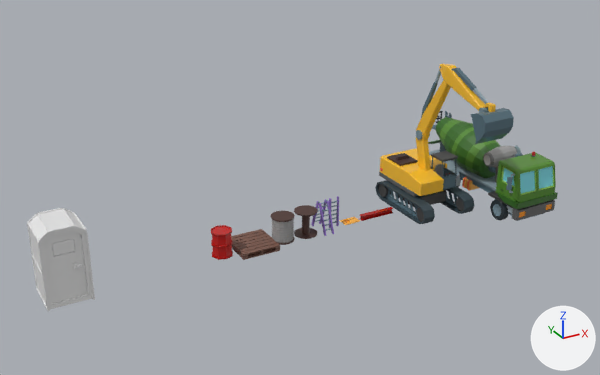
What one commit did to the Blender file Blender/Levels/Props.blend.
Before and after are seen from a camera (50 mm lens) standing at (-1.91, -10.01, 5.8) and looking at (3.53, -0.12, 0.86). Arrows for +X, +Y and +Z are at lower right; the lights stay in place.

Objects in the first picture: 'p_Barrel', 'p_CementBag', 'p_CementTruck', 'p_Excavator', 'p_Ladder_2', 'p_MetalBeam', 'p_PortableToilet', 'p_PortableToilet.001', 'p_SteelCoil_1', 'p_SteelCoil_2', 'p_WoodenPallet'.
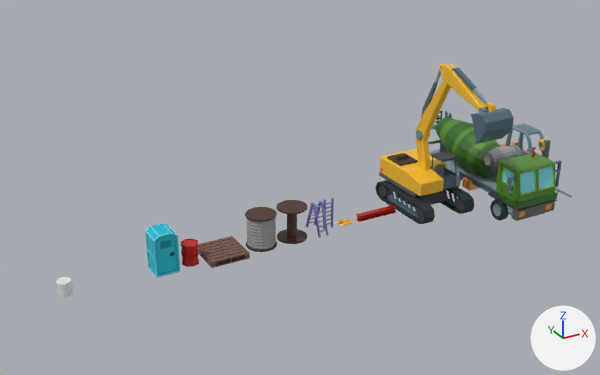
Commit message: Blender Props Updated_5

Changed parts and their boxes (x1, y1, x2, y2) in the pictures (600 x 375 px; the box of a moved part takes in the faces that stretch with it):
'p_PortableToilet', reshaped, moved, rescaled (45% narrower, 45% shorter): before (29, 210, 93, 310); after (145, 223, 180, 278)
'p_WoodenPallet', moved: before (231, 229, 280, 260); after (197, 236, 250, 268)
'p_SteelCoil_2', moved, rescaled (32% wider, 31% taller): before (271, 211, 295, 245); after (245, 207, 277, 252)
'p_SteelCoil_1', moved, rescaled (28% wider, 29% taller): before (294, 205, 318, 239); after (276, 200, 307, 244)
'p_Barrel', moved, rescaled (17% narrower, 19% shorter): before (211, 225, 233, 260); after (181, 239, 199, 267)
'p_PortableToilet.001', deleted: before (27, 208, 95, 311)
'p_Forklift', added (blue): after (500, 123, 573, 201)
'p_Ladder_2', moved: before (311, 199, 334, 236); after (306, 201, 329, 238)
'p_MetalBeam', rescaled (20% wider, 20% taller): before (359, 207, 393, 221); after (356, 205, 397, 222)
'p_CementMixer', added: after (56, 277, 73, 297)
'p_Ladder_1', moved: before (329, 196, 339, 228); after (323, 198, 334, 230)
'p_CementBag', moved, rescaled (11% shorter): before (339, 217, 360, 225); after (335, 219, 355, 226)
part 1 of me_cube_008, moved or reshaped: before (73, 262, 82, 270); after (170, 252, 175, 256)
part 2 of me_cube_008, rebuilt (45% narrower, 45% shorter): before (29, 210, 93, 310); after (145, 223, 180, 278)
part 3 of me_cube_008, added (cyan): after (146, 224, 179, 276)

The change, as a diff of the scene's bpy script:
```diff
--- a/Blender/Levels/Props.blend.py
+++ b/Blender/Levels/Props.blend.py
@@ me_cube_008 @@
-me_cube_008.from_pydata(...)  # 88 vertices, 84 faces; spans x -0.3..0.3, y -0.3..0.3, z 0.0..1.1
+me_cube_008.from_pydata(...)  # 374 vertices, 393 faces; spans x -0.25..0.25, y -0.25..0.25, z -0.01..0.89
+# me_cube_008 part 1: the loose piece of 16 vertices spanning x 0.099..0.199, y -0.293..-0.255, z 0.483..0.564 is scaled about the mesh origin by 0.8, in mat_m_material (picture img_m_material_png_001)
+# me_cube_008 part 2: the loose piece of 72 vertices spanning x -0.3..0.3, y -0.3..0.3, z 0.0..1.1 is rebuilt with 200 vertices and now spans x -0.25..0.25, y -0.25..0.25, z -0.01..0.89, in mat_m_material (picture img_m_material_png_001)
+# me_cube_008 part 3: a new loose piece of 158 vertices spanning x -0.24..0.24, y -0.24..0.24, z 0.0..0.88, in mat_m_material (picture img_m_material_png_001)
+me_cube_008.materials.append(mat_m_material)  # picture img_m_material_png_001
@@ ob_p_metalbeam @@
 ob_p_metalbeam.location = (5.0, 0.0, 0.0)
+ob_p_metalbeam.scale = (1.2, 1.2, 1.2)
@@ ob_p_cementbag @@
 ob_p_cementbag = bpy.data.objects.new('p_CementBag', me_cube_004)
-ob_p_cementbag.location = (4.5, 0.0, 0.0)
+ob_p_cementbag.location = (4.4, 0.0, 0.0)
+ob_p_cementbag.scale = (0.9, 0.9, 0.9)
@@ ob_p_ladder_1 @@
 ob_p_ladder_1 = bpy.data.objects.new('p_Ladder_1', me_cube_005)
-ob_p_ladder_1.location = (4.2, 0.0, 0.0)
+ob_p_ladder_1.location = (4.1, 0.0, 0.0)
@@ ob_p_ladder_2 @@
 ob_p_ladder_2 = bpy.data.objects.new('p_Ladder_2', me_cube_006)
-ob_p_ladder_2.location = (4.0, 0.0, 0.0)
+ob_p_ladder_2.location = (3.9, 0.0, 0.0)
@@ ob_p_steelcoil_1 @@
 ob_p_steelcoil_1 = bpy.data.objects.new('p_SteelCoil_1', me_cylinder)
-ob_p_steelcoil_1.location = (3.7, 0.0, 0.0)
+ob_p_steelcoil_1.location = (3.46, 0.0, 0.0)
+ob_p_steelcoil_1.scale = (1.3, 1.3, 1.3)
@@ ob_p_steelcoil_2 @@
 ob_p_steelcoil_2 = bpy.data.objects.new('p_SteelCoil_2', me_cylinder_001)
-ob_p_steelcoil_2.location = (3.3, 0.0, 0.0)
+ob_p_steelcoil_2.location = (2.94, 0.0, 0.0)
+ob_p_steelcoil_2.scale = (1.3, 1.3, 1.3)
@@ ob_p_woodenpallet @@
 ob_p_woodenpallet = bpy.data.objects.new('p_WoodenPallet', me_cube_007)
-ob_p_woodenpallet.location = (2.8, 0.0, 0.0)
+ob_p_woodenpallet.location = (2.3, 0.0, 0.0)
@@ ob_p_barrel @@
 ob_p_barrel = bpy.data.objects.new('p_Barrel', me_cylinder_002)
-ob_p_barrel.location = (2.3, 0.0, 0.0)
+ob_p_barrel.location = (1.8, 0.0, 0.0)
+ob_p_barrel.scale = (0.8, 0.8, 0.8)
@@ ob_p_portabletoilet @@
 ob_p_portabletoilet = bpy.data.objects.new('p_PortableToilet', me_cube_008)
-ob_p_portabletoilet.location = (0.0, 0.0, 0.0)
+ob_p_portabletoilet.location = (1.4, 0.0, 0.0)
+ob_p_portabletoilet.scale = (0.704, 0.704, 0.704)
@@ ob_p_portabletoilet_001 @@
-ob_p_portabletoilet_001 = bpy.data.objects.new('p_PortableToilet.001', me_cube_009)
@@ ob_p_cementmixer @@
+ob_p_cementmixer = bpy.data.objects.new('p_CementMixer', me_cylinder_003)  # a 16-sided cylinder along z spanning x -0.1..0.1, y -0.1..0.1, z 0.0..0.2
+ob_p_cementmixer.location = (0.0, 0.0, 0.0)
@@ ob_p_forklift @@
+ob_p_forklift = bpy.data.objects.new('p_Forklift', me_cube)  # 996 vertices, 921 faces; spans x -0.165..0.135, y -0.516..0.271, z -0.002..0.477; in mat_m_material (picture img_m_material_png_001), mat_m_material_shiny (picture img_m_material_png_001)
+ob_p_forklift.location = (8.1, 0.0, 0.0)
+ob_p_forklift.scale = (2.0, 2.0, 2.0)
```
